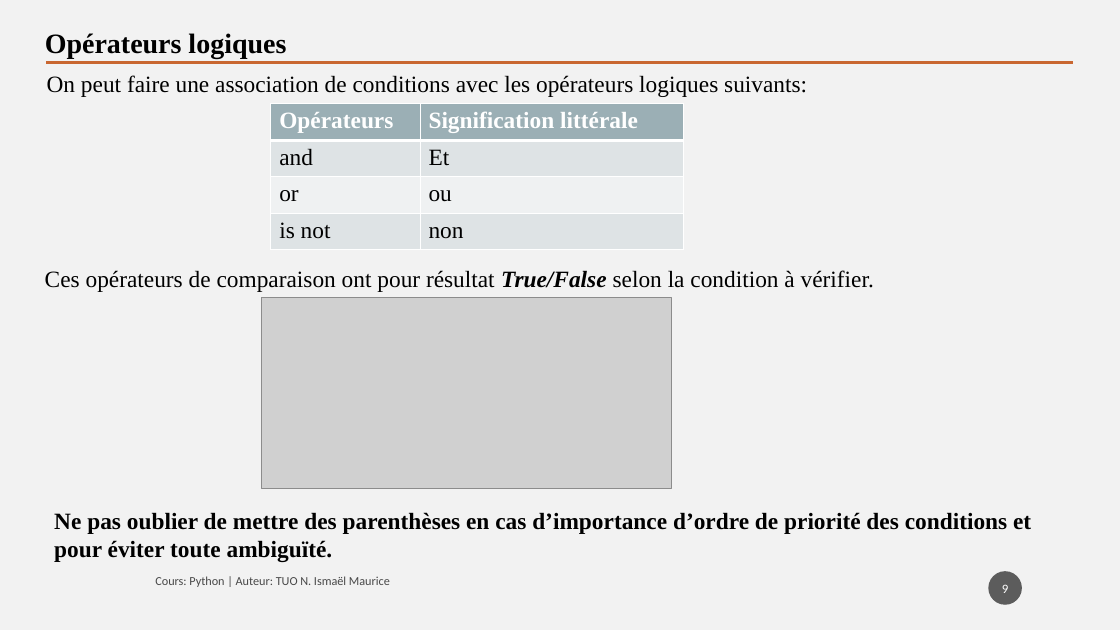
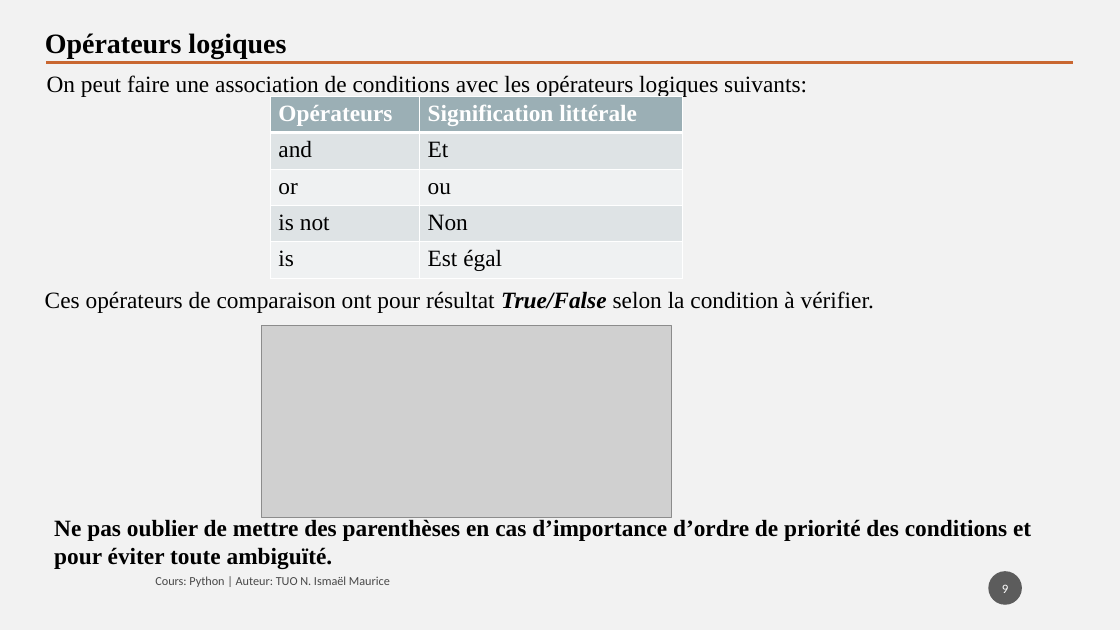
Before and after one commit to tisma95/cours-python, a slide deck: slide 9 of source/Chapitre 3 - Structures conditionnelles.pptx. Drawn at 1120x630 pixels with LibreOffice and Linux fonts; fonts in the diff are those of the drawing; grey boxes stand for pictures. Boxes give left, top, right and bottom in pixels: in the first picture for what was removed or moved away, otherwise in the second. Text is boxed around its words. In the diff, an @@ line names an element or a change of style, - is before the commit and + after.

```diff
--- a/source/Chapitre 3 - Structures conditionnelles.pptx
+++ b/source/Chapitre 3 - Structures conditionnelles.pptx
@@ table at <box>270,96,683,278</box> @@
-row 4: is not | non
+row 4: is not | Non
+row 5: is | Est égal
@@ table: place and size @@
-table at <box>271,104,685,250</box>
+table at <box>270,96,683,278</box>
@@ text "Ces opérateurs de comparaison ont ...": place and size @@
-text "Ces opérateurs de comparaison ont ..." at <box>45,270,874,292</box>
+text "Ces opérateurs de comparaison ont ..." at <box>45,291,874,313</box>
@@ picture: place and size @@
-picture at <box>261,297,671,489</box>
+picture at <box>261,326,671,518</box>
@@ text "Ne pas oublier de mettre ...": place and size @@
-text "Ne pas oublier de mettre ..." at <box>54,512,1031,562</box>
+text "Ne pas oublier de mettre ..." at <box>54,519,1031,569</box>
```
Also in this commit, not shown: 1 other slide changed, 1 other file.
